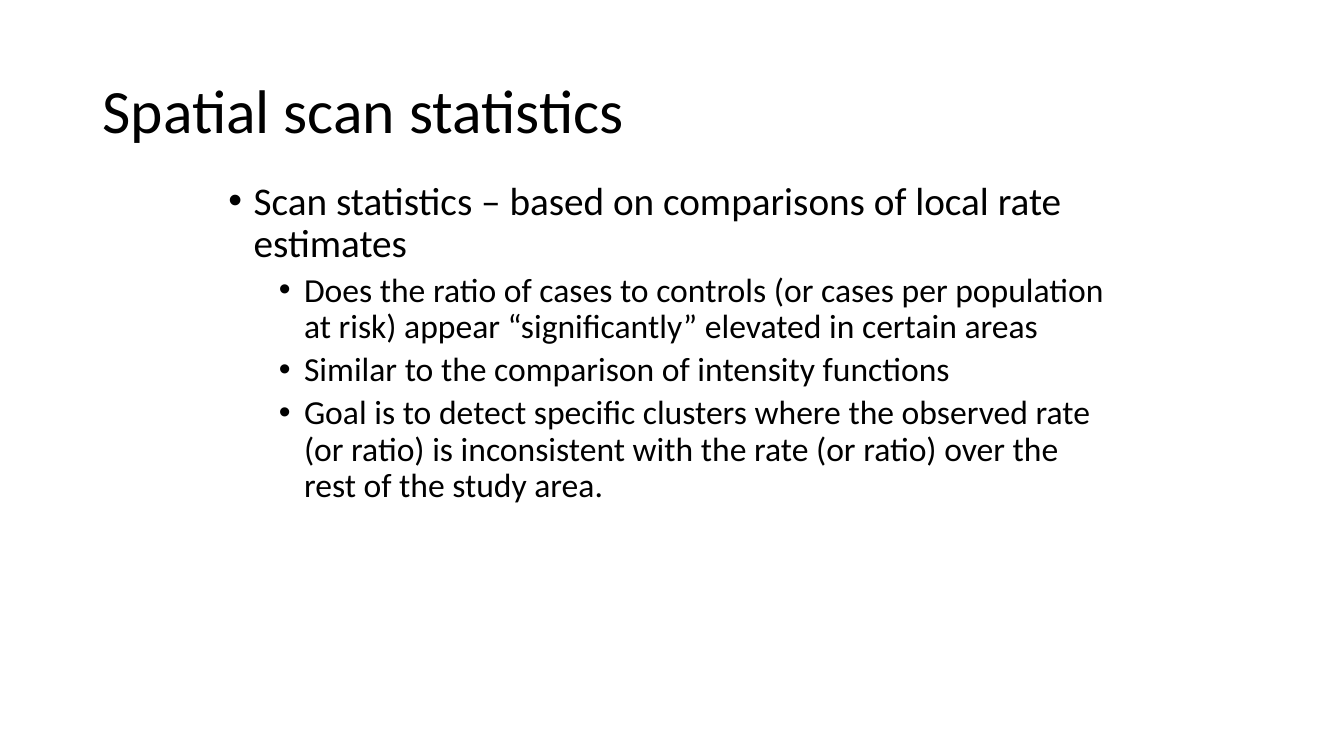
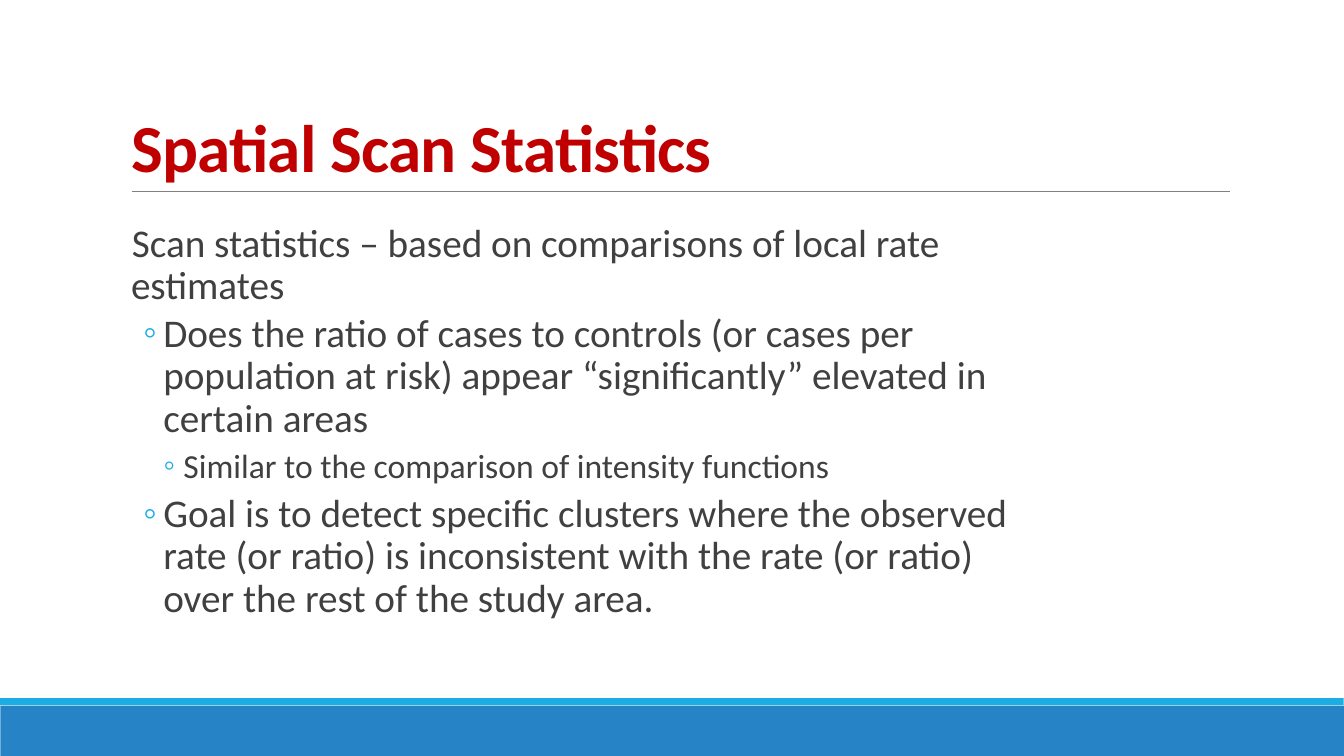
Before and after one commit to ethely/HughSt.github.io, a slide deck: slide 2 of course_materials/week4/Slides/Kulldrof Scan statistic.pptx. Drawn at 1344x756 pixels with LibreOffice and Linux fonts; fonts in the diff are those of the drawing. Boxes give left, top, right and bottom in pixels: in the first picture for what was removed or moved away, otherwise in the second. Text is boxed around its words. In the diff, an @@ line names an element or a change of style, - is before the commit and + after.

```diff
--- a/course_materials/week4/Slides/Kulldrof Scan statistic.pptx
+++ b/course_materials/week4/Slides/Kulldrof Scan statistic.pptx
@@ title "Spatial Scan Statistics" at <box>131,124,712,183</box>: vertical alignment middle to bottom @@
@@ title at <box>131,124,712,183</box>: text changed; size 44 to 48 pt; text colour #000000 to #C00000; bold on @@
-Spatial scan statistics
+Spatial Scan Statistics
@@ line added from (132, 192) to (1231, 192), #808080 0.5 pt @@
@@ text "Scan statistics – based on ...": place and size @@
-text "Scan statistics – based on ..." at <box>254,187,1103,503</box>
+text "Scan statistics – based on ..." at <box>131,229,1007,619</box>
@@ text "Scan statistics – based on ..." at <box>131,229,1007,619</box>: text colour #000000 to #404040; size 24 to 28 pt in "Does the ratio of cases to controls ...", "Goal is to detect specific clusters where ..."; bullet • to  ; more space between paragraphs; bullet • to ◦; list level 2 to 3 in "Similar to the comparison of ..." @@
@@ rectangle added at <box>0,706,1344,756</box>, fill #2683C6 @@
@@ rectangle added at <box>0,699,1344,706</box>, fill #1CADE4 @@
```
Also in this commit, not shown: 8 other slides changed, 2 slides added, 2 slides removed.
